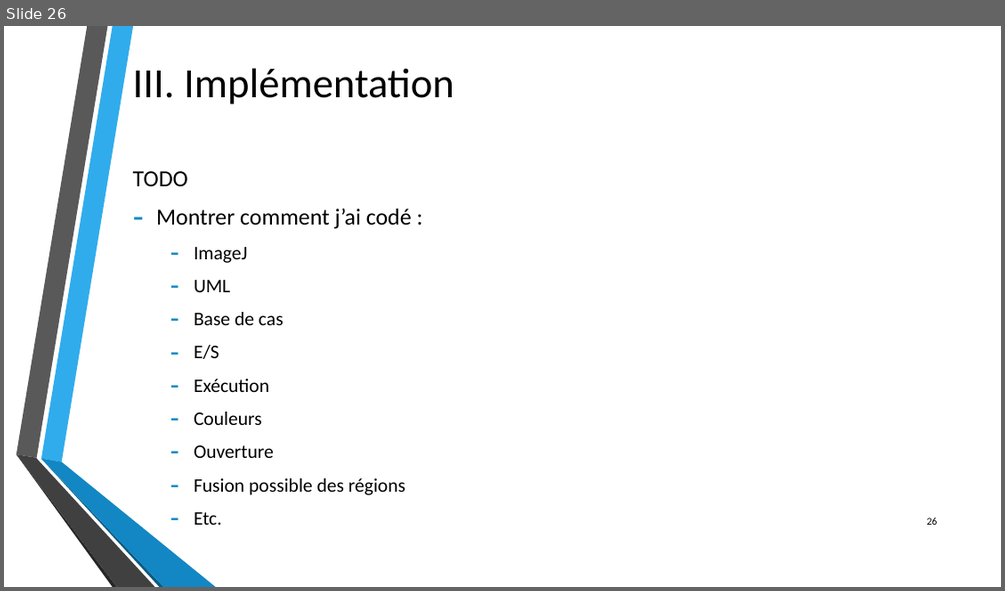
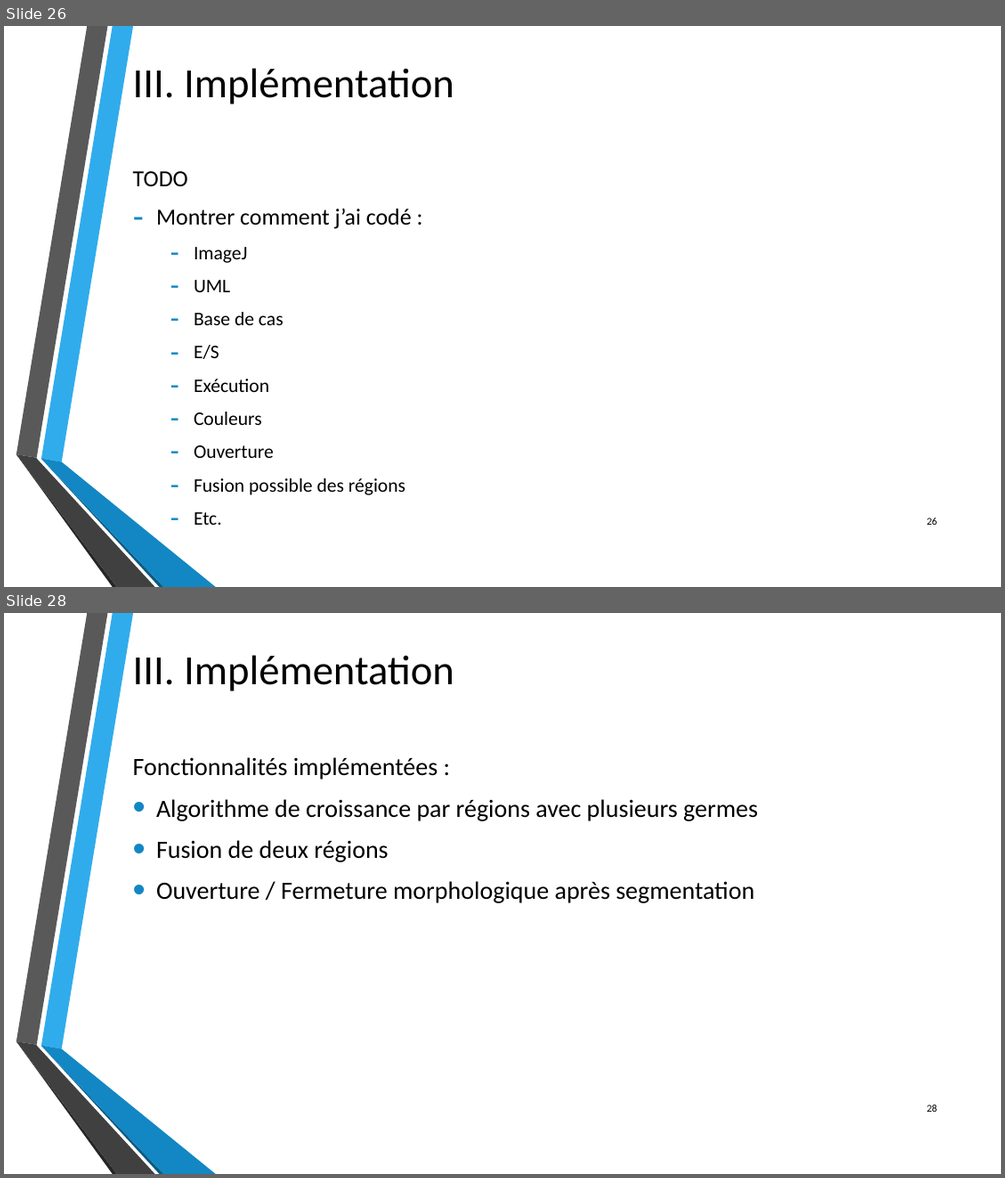
Before and after one commit to byZipo/Dossiers-Stage, a slide deck: Travail_realise/Presentations/Utilisation_du_RaPC_pour_la_segmentation_d_images.pptx. Shown one above the other, each under a label of ours: slide 26 before the commit, slides 26 and 28 after it; the slides between them are not shown. The pictures are 1005x591 and 1005x1178 pixels, drawn with LibreOffice and Linux fonts; fonts in the diff are those of the drawing; background and template pictures are left out. Boxes give left, top, right and bottom in pixels: in the first picture for what was removed or moved away, otherwise in the second. Text is boxed around its words. In the diff, an @@ line names an element or a change of style, - is before the commit and + after.

Commit message:
ajout de deux parties dans la presentation (implementation et problemes de segmentation)

```diff
--- a/Travail_realise/Presentations/Utilisation_du_RaPC_pour_la_segmentation_d_images.pptx
+++ b/Travail_realise/Presentations/Utilisation_du_RaPC_pour_la_segmentation_d_images.pptx
@@ slide 28 added at <box>4,613,1001,1174</box>, background picture (left out); not listed: 6 template elements that a slide beside it also shows @@
@@ title added at <box>133,655,454,691</box>, 40 pt, text #000000 @@
+III. Implémentation
@@ text added at <box>133,757,758,903</box>, 24 pt, text #000000 @@
+Fonctionnalités implémentées :
+• Algorithme de croissance par régions avec plusieurs germes
+• Fusion de deux régions
+• Ouverture / Fermeture morphologique après segmentation
@@ page number added at <box>927,1104,938,1111</box>, 10 pt, text #000000 @@
+28
```
Also in this commit, not shown: 1 slide changed, 11 other slides added, 4 other files.
